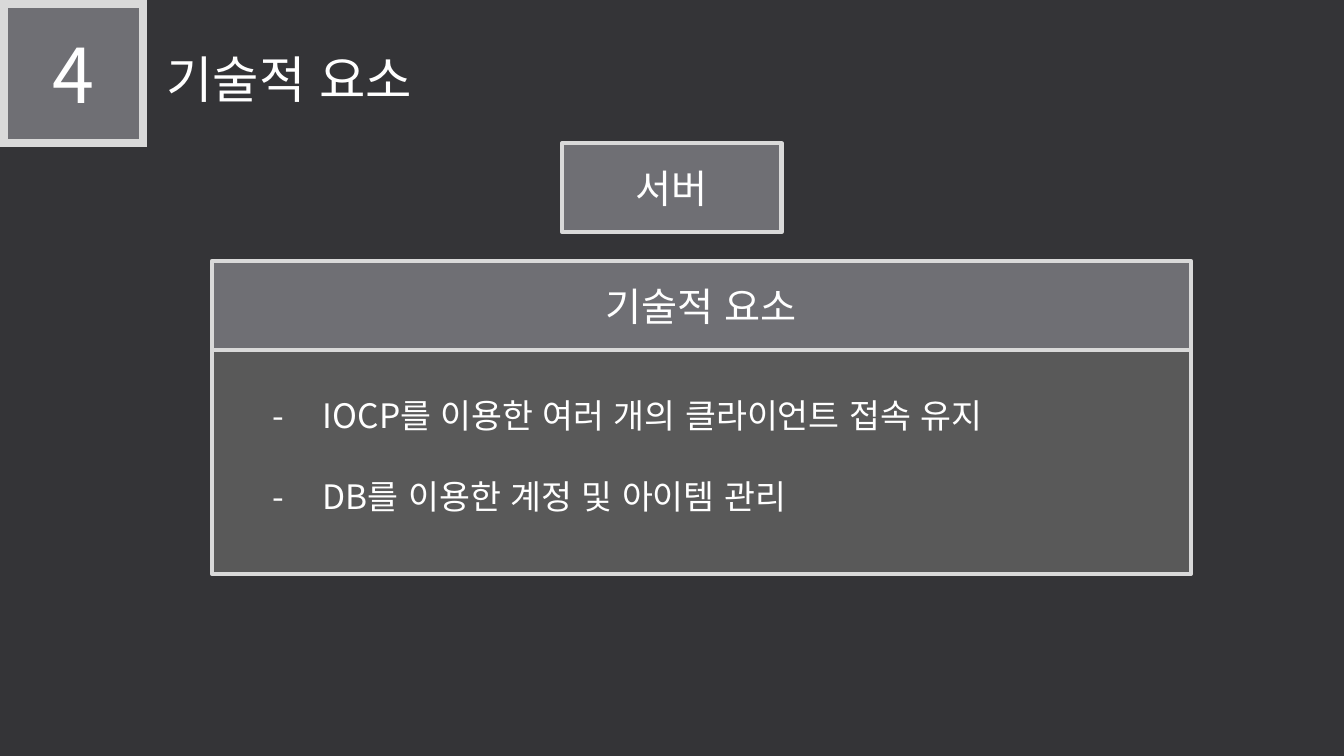
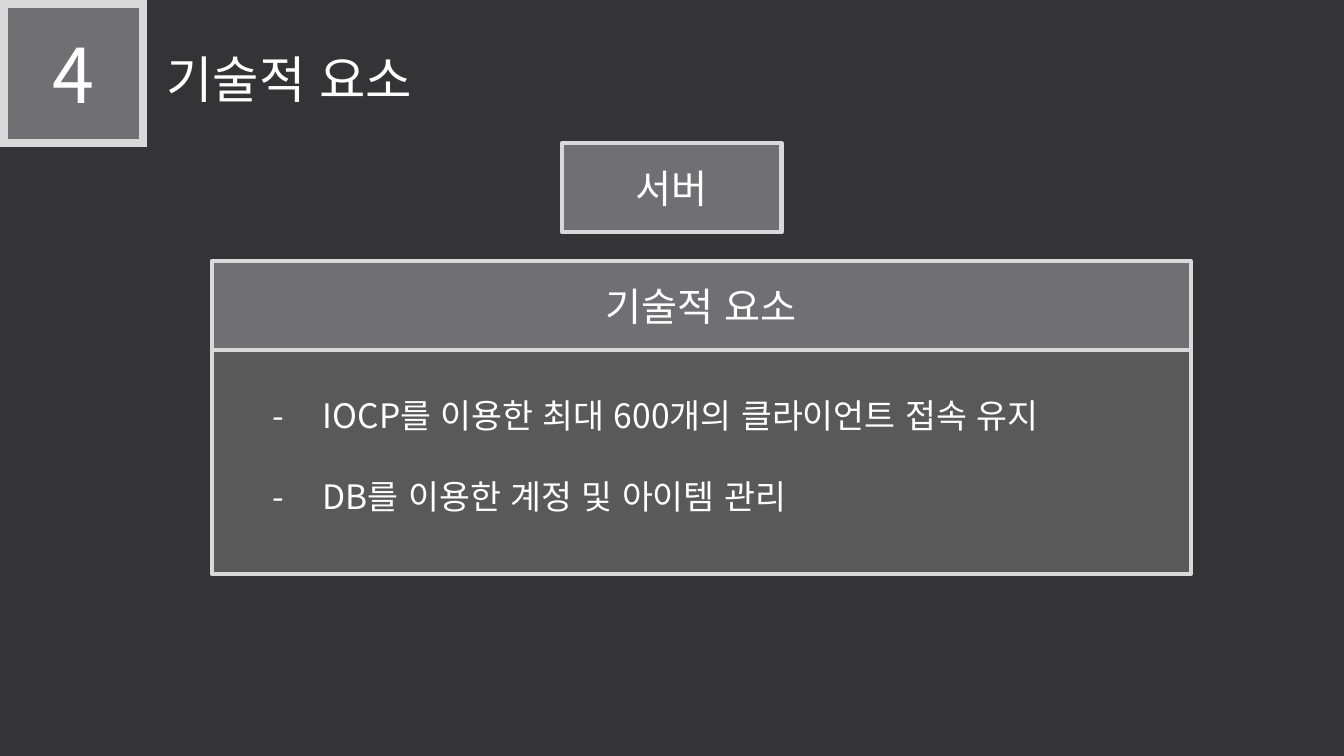
Before and after one commit to LEGO0937/Our_Project, a slide deck: slide 11 of 기획단계/졸작 제안서_최종수정중.pptx. Drawn at 1344x756 pixels with LibreOffice and Linux fonts; fonts in the diff are those of the drawing. Boxes give left, top, right and bottom in pixels: in the first picture for what was removed or moved away, otherwise in the second. Text is boxed around its words. In the diff, an @@ line names an element or a change of style, - is before the commit and + after.

```diff
--- a/기획단계/졸작 제안서_최종수정중.pptx
+++ b/기획단계/졸작 제안서_최종수정중.pptx
@@ text in rectangle at [323,400,1038,431]: text changed @@
-- IOCP를 이용한 여러 개의 클라이언트 접속 유지
+- IOCP를 이용한 최대 600개의 클라이언트 접속 유지
```
Also in this commit, not shown: 2 other slides changed, 3 other files.
